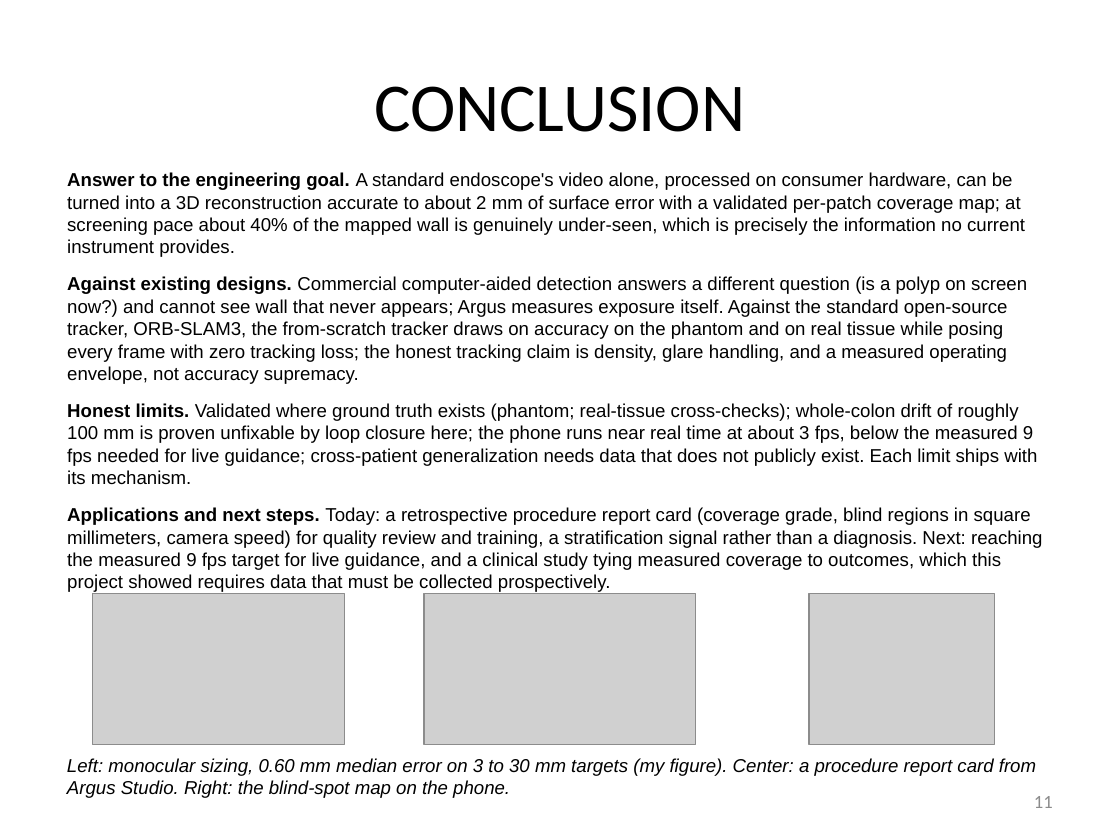
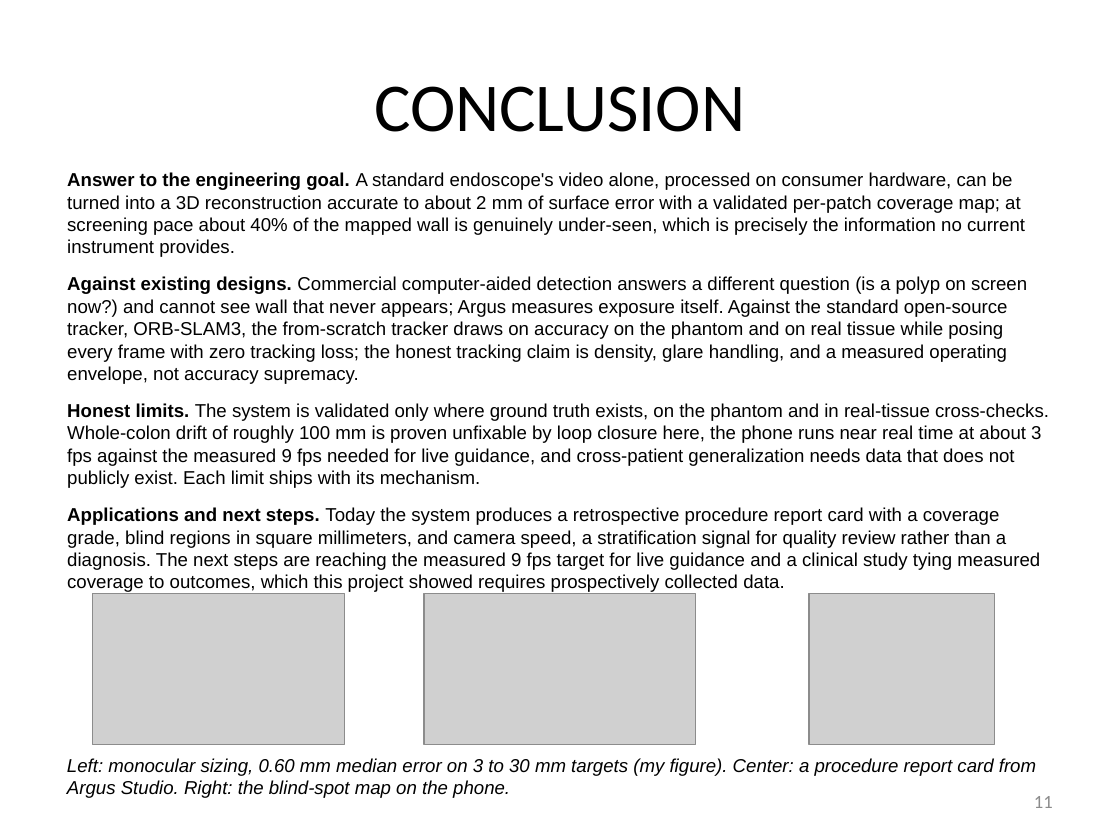
Before and after one commit to bluMoonx/EndoscopicMonocularSLAM, a slide deck: slide 11 of presentation/Argus_GSDSEF_2027_Digital_Presentation.pptx. Drawn at 1120x840 pixels with LibreOffice and Linux fonts; fonts in the diff are those of the drawing; grey boxes stand for pictures. Boxes give left, top, right and bottom in pixels: in the first picture for what was removed or moved away, otherwise in the second. Text is boxed around its words. In the diff, an @@ line names an element or a change of style, - is before the commit and + after.

Commit message:
Deck prose pass: every explanation rewritten as full first-person sentences
The body text read grammatically but like a spec sheet, with colon
fragments (Adoption 1:, Today:, Next:) and impersonal lab voice. All
explanatory blocks now read as written sentences in the first person;
tables and figure captions are unchanged. Abstract holds at 249 words,
template validation passes, and all twelve slides re-rendered clean.

```diff
--- a/presentation/Argus_GSDSEF_2027_Digital_Presentation.pptx
+++ b/presentation/Argus_GSDSEF_2027_Digital_Presentation.pptx
@@ text at (67,403,1049,592): text changed @@
-Honest limits. Validated where ground truth exists (phantom; real-tissue cross-checks); whole-colon drift of roughly 100 mm is proven unfixable by loop closure here; the phone runs near real time at about 3 fps, below the measured 9 fps needed for live guidance; cross-patient generalization needs data that does not publicly exist. Each limit ships with its mechanism.
-Applications and next steps. Today: a retrospective procedure report card (coverage grade, blind regions in square millimeters, camera speed) for quality review and training, a stratification signal rather than a diagnosis. Next: reaching the measured 9 fps target for live guidance, and a clinical study tying measured coverage to outcomes, which this project showed requires data that must be collected prospectively.
+Honest limits. The system is validated only where ground truth exists, on the phantom and in real-tissue cross-checks. Whole-colon drift of roughly 100 mm is proven unfixable by loop closure here, the phone runs near real time at about 3 fps against the measured 9 fps needed for live guidance, and cross-patient generalization needs data that does not publicly exist. Each limit ships with its mechanism.
+Applications and next steps. Today the system produces a retrospective procedure report card with a coverage grade, blind regions in square millimeters, and camera speed, a stratification signal for quality review rather than a diagnosis. The next steps are reaching the measured 9 fps target for live guidance and a clinical study tying measured coverage to outcomes, which this project showed requires prospectively collected data.
```
Also in this commit, not shown: 6 other slides changed, 1 other file.
